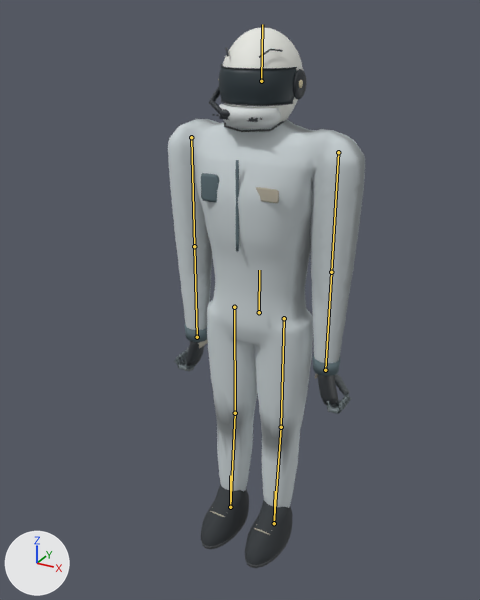
A saved change to the Blender file scripts/crew-performance.blend.
One viewpoint serves both versions: a 50 mm lens placed at (0.909, -1.783, 1.802), pointed at (-0.001, -0.129, 0.975). Every picture has the same lights, and +X, +Y and +Z are marked at lower left. The picture after the commit comes second. The bones that bend it are drawn over the model as lines.

Names of what the first picture shows: 'Preview helmet', 'Preview left glove', 'Preview right glove', 'suit_near'.
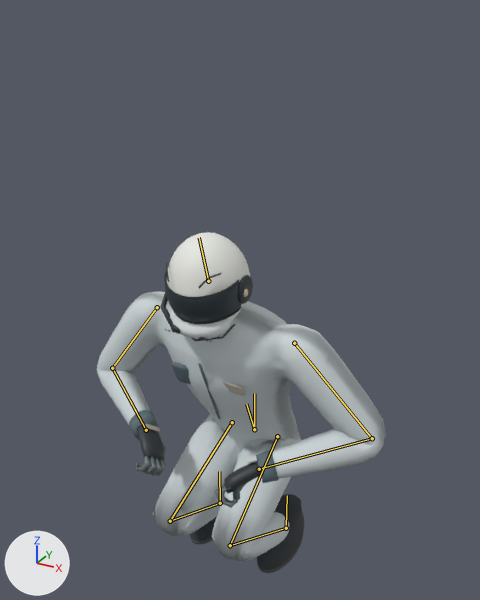
The newer file adds an action. The first version stands in its rest pose; the second is drawn at frame 40 of the action 'tyre_remove'.

Changed parts and their boxes (x1, y1, x2, y2) in the pictures (480 x 600 px):
'suit_near', posed (46% wider, 37% shorter): before (168, 119, 365, 568); after (97, 291, 386, 573)
'Preview helmet', posed: before (209, 27, 307, 132); after (160, 232, 253, 342)
'Preview right glove', posed: before (315, 373, 351, 414); after (214, 460, 261, 508)
'Preview left glove', posed: before (174, 340, 208, 371); after (135, 424, 167, 476)
bone 'pelvis', root to tip: before (259, 312) to (259, 270); after (254, 429) to (254, 393)
bone 'chest', root to tip: before (259, 312) to (259, 270); after (254, 429) to (246, 404)
bone 'upper_L', root to tip: before (191, 137) to (194, 246); after (157, 307) to (112, 368)
bone 'fore_L', root to tip: before (194, 246) to (197, 337); after (112, 368) to (146, 430)
bone 'upper_R', root to tip: before (338, 152) to (331, 272); after (294, 343) to (372, 438)
bone 'fore_R', root to tip: before (331, 272) to (325, 370); after (372, 438) to (259, 469)
bone 'thigh_L', root to tip: before (234, 307) to (235, 413); after (232, 422) to (170, 521)
bone 'shin_L', root to tip: before (235, 413) to (230, 507); after (170, 521) to (220, 503)
bone 'boot_L', root to tip: before (230, 507) to (230, 475); after (220, 503) to (219, 471)
bone 'thigh_R', root to tip: before (284, 318) to (281, 427); after (277, 436) to (230, 545)
bone 'shin_R', root to tip: before (281, 427) to (274, 523); after (230, 545) to (286, 528)
bone 'boot_R', root to tip: before (274, 523) to (275, 491); after (286, 528) to (287, 495)

What the commit changed:
Bone 'pelvis' (bone_pelvis) moves from (0.0, 0.0, 0.0) to (-0.012, -0.465, 0.0).
Bone 'chest' (bone_chest) turns from (0, 0, 0) to (23, -1, 0) degrees about its own x, y and z.
Bone 'upper_L' (bone_upper_l) turns from (0, 0, 0) to (-17, 12, 35) degrees about its own x, y and z.
Bone 'fore_L' (bone_fore_l) turns from (0, 0, 0) to (-37, -25, -100) degrees about its own x, y and z.
Bone 'upper_R' (bone_upper_r) turns from (0, 0, 0) to (-11, -14, -40) degrees about its own x, y and z.
Bone 'fore_R' (bone_fore_r) turns from (0, 0, 0) to (-39, 27, 100) degrees about its own x, y and z.
Bone 'thigh_L' (bone_thigh_l) turns from (0, 0, 0) to (-68, 1, 2) degrees about its own x, y and z.
Bone 'shin_L' (bone_shin_l) turns from (0, 0, 0) to (133, -2, -3) degrees about its own x, y and z.
Bone 'boot_L' (bone_boot_l) turns from (0, 0, 0) to (-65, 2, 3) degrees about its own x, y and z.
Bone 'thigh_R' (bone_thigh_r) turns from (0, 0, 0) to (-67, -2, -4) degrees about its own x, y and z.
Bone 'shin_R' (bone_shin_r) turns from (0, 0, 0) to (133, 3, 4) degrees about its own x, y and z.
Bone 'boot_R' (bone_boot_r) turns from (0, 0, 0) to (-65, -3, -4) degrees about its own x, y and z.
